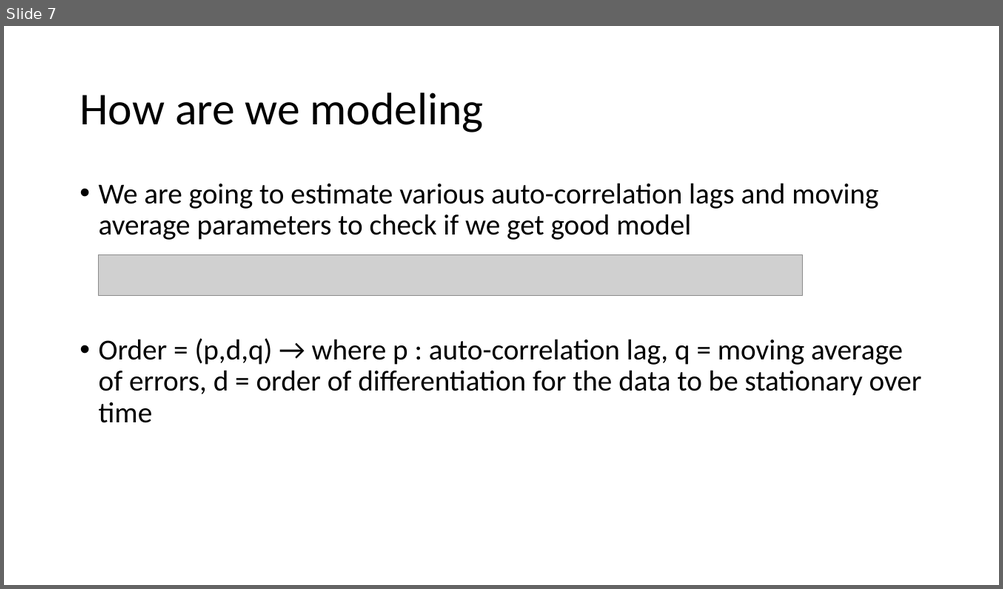
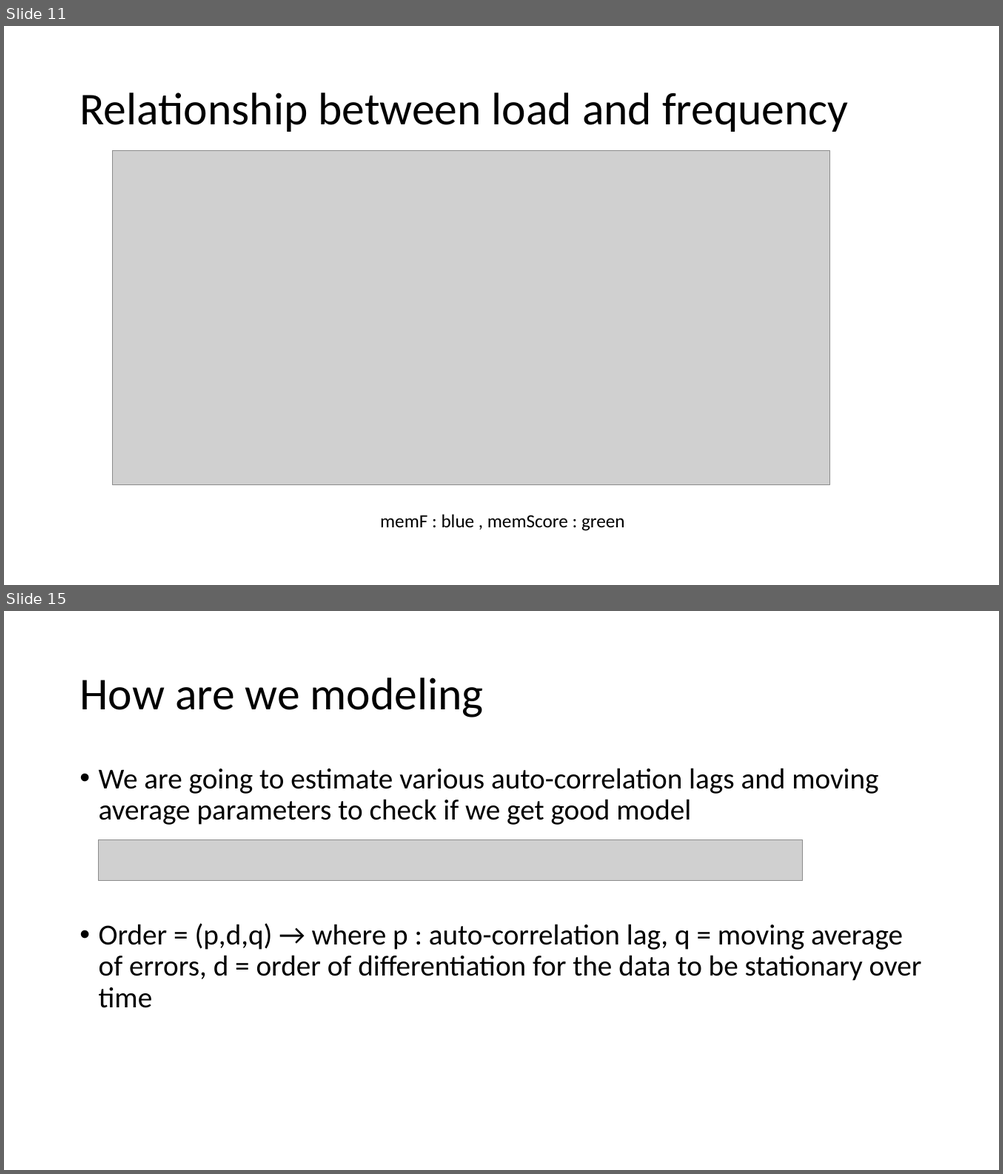
Before and after one commit to dipayan2/ARMAModel, a slide deck: ARIMAX.pptx. Shown one above the other, each under a label of ours: slide 7 before the commit, slides 11 and 15 after it; the slides between them are not shown. The pictures are 1003x589 and 1003x1174 pixels, drawn with LibreOffice and Linux fonts; fonts in the diff are those of the drawing; grey boxes stand for pictures. Boxes give left, top, right and bottom in pixels: in the first picture for what was removed or moved away, otherwise in the second. Text is boxed around its words. In the diff, an @@ line names an element or a change of style, - is before the commit and + after.

```diff
--- a/ARIMAX.pptx
+++ b/ARIMAX.pptx
@@ slide 11 added at (x1=4, y1=26, x2=999, y2=585), background #FFFFFF @@
@@ title added at (x1=79, y1=93, x2=848, y2=132), 44 pt, text #000000 @@
+Relationship between load and frequency
@@ picture added at (x1=113, y1=150, x2=830, y2=486) @@
@@ text added at (x1=380, y1=514, x2=625, y2=531), 18 pt, text #000000 @@
+memF : blue , memScore : green
@@ what was slide 7 is now slide 15 @@
```
Also in this commit, not shown: 6 slides changed, 7 other slides added, 3 other files.
